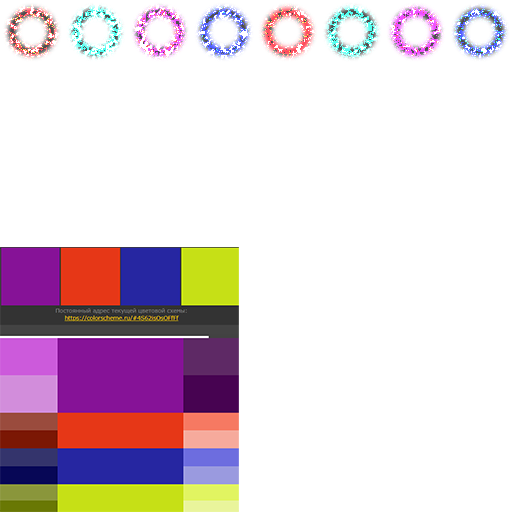
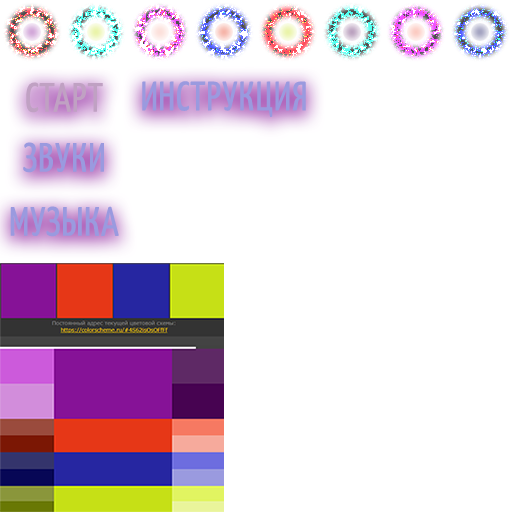
Layered file, before and after one edit (512x512). Changes by layer:
painted on "Слой 2" over 0, 247, 239, 512
added group "Текст" with 4 layers above "Фигура в центре" over 10, 81, 306, 237
added layer "ИНСТРУКЦИЯ" in group "Текст" over 142, 81, 306, 117
added layer "МУЗЫКА" in group "Текст" over 10, 206, 119, 237
added layer "ЗВУКИ" in group "Текст" over 23, 142, 104, 173
added layer "СТАРТ" in group "Текст" over 26, 82, 103, 113
added group "Фигура в центре" (1st of 2) (66%) with 8 layers above "Фигуры" over 23, 23, 489, 41
added layer "Фигура в центре копия 7" in group "Фигура в центре" over 471, 23, 489, 41
added layer "Фигура в центре копия 6" in group "Фигура в центре" over 407, 23, 425, 41
added layer "Фигура в центре копия 5" in group "Фигура в центре" over 343, 23, 361, 41
added layer "Фигура в центре копия 4" in group "Фигура в центре" over 279, 23, 297, 41
added layer "Фигура в центре копия 3" in group "Фигура в центре" over 215, 23, 233, 41
added layer "Фигура в центре копия 2" in group "Фигура в центре" over 151, 23, 169, 41
added layer "Фигура в центре копия" in group "Фигура в центре" over 87, 23, 105, 41
added layer "Фигура в центре" (2nd of 2, in "Фигура в центре") in group "Фигура в центре" over 23, 23, 41, 41
